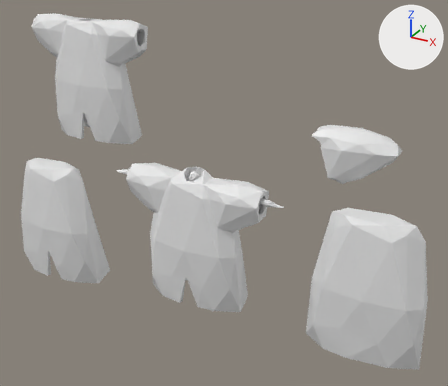
One commit to the Blender file maybraid/art/characters/clothes/proto_robe.blend: the scene before it, then after it.
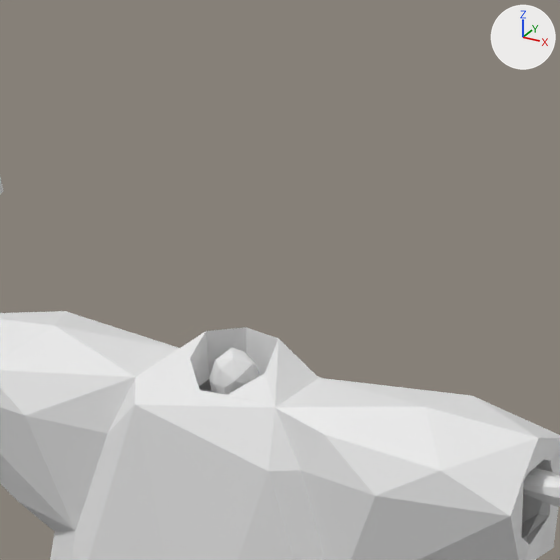
Each version is shown whole from a camera (50 mm lens) standing at (3.7, -5.97, 3.75) and looking at (0.39, 0.04, 0.74), then close up on the part from 32% to 60% of the width and 24% to 57% of the height. Lighting does not change. The marker at upper right points along +X, +Y and +Z. The last two pictures show the newer version.

Names of what the first close-up shows: 'Coat', 'Icosphere'.
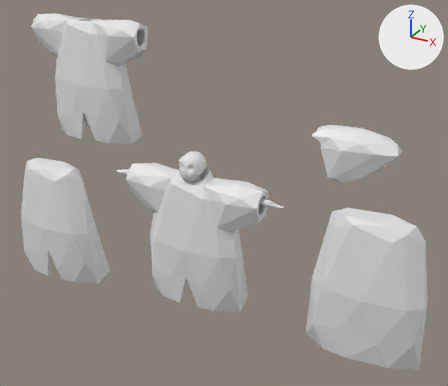
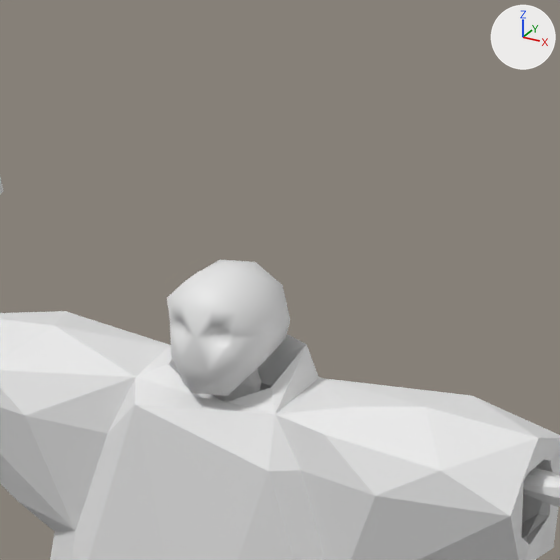
Changed parts and their boxes [x1, y1, x2, y2] in the close-ups (560 x 560 px; the box of a moved part takes in the faces that stretch with it):
```json
{"object": "Icosphere.001", "change": "added", "after": [167, 260, 290, 396]}
{"part": 1, "of": "me_icosphere_001", "change": "moved or reshaped", "before": [135, 327, 351, 471], "after": [135, 334, 351, 471]}
```

The change, as JSON lines over the scene's bpy script:
```json
{"block": "me_icosphere_001", "where": "me_icosphere_001.from_pydata(...)  # 315 vertices, 631 faces; spans x -0.93..0.93, y -0.29..0.38, z -0.86..0.98"}
{"block": "me_icosphere_001", "where": "# used by ob_coat; location = (0.0, 0.0, 0.0)"}
{"block": "me_icosphere_001", "where": "# before: 77 (-0.03, -0.12, 0.88) at pixel (199, 390), 183 (0.05, -0.11, 0.88) at pixel (227, 394), 187 (0.2, -0.13, 0.88) at pixel (275, 407)"}
{"block": "me_icosphere_001", "change": "me_icosphere_001 part 1"}
{"op": "add", "block": "me_icosphere_001", "code": "for i in [77, 183, 187]: me_icosphere_001.vertices[i].co += Vector((0.0, 0.0, -0.02))"}
{"op": "set", "path": "me_icosphere_001.vertices[75].co", "old": "(-0.11, -0.05, 0.93)", "new": "(-0.16, -0.08, 0.92)", "note": "pixel (189, 358) -> pixel (168, 364)"}
{"op": "set", "path": "me_icosphere_001.vertices[147].co", "old": "(-0.12, 0.04, 0.98)", "new": "(-0.18, 0.09, 0.98)", "note": "pixel (205, 331) -> not seen"}
{"op": "set", "path": "me_icosphere_001.vertices[151].co", "old": "(-0.03, 0.12, 0.98)", "new": "(0.01, 0.17, 0.98)", "note": "pixel (245, 327) -> not seen"}
{"op": "set", "path": "me_icosphere_001.vertices[185].co", "old": "(0.12, -0.04, 0.93)", "new": "(0.16, -0.07, 0.91)", "note": "pixel (264, 373) -> pixel (271, 387)"}
{"op": "set", "path": "me_icosphere_001.vertices[267].co", "old": "(0.09, 0.09, 0.98)", "new": "(0.18, 0.09, 0.98)", "note": "pixel (278, 338) -> pixel (306, 344)"}
{"op": "add", "block": "me_icosphere_004", "code": ["me_icosphere_004 = bpy.data.meshes.new('Icosphere.004')", "me_icosphere_004.from_pydata(...)  # 110 vertices, 138 faces; spans x -0.95..0.95, y -1.29..1.0, z -1.05..1.0", "me_icosphere_004.polygons.foreach_set('use_smooth', [True] * 138)"]}
{"op": "add", "block": "ob_icosphere_001", "code": ["ob_icosphere_001 = bpy.data.objects.new('Icosphere.001', me_icosphere_004)", "ob_icosphere_001.location = (0.0, 0.0, 1.062)", "ob_icosphere_001.scale = (0.16, 0.16, 0.16)"]}
```
